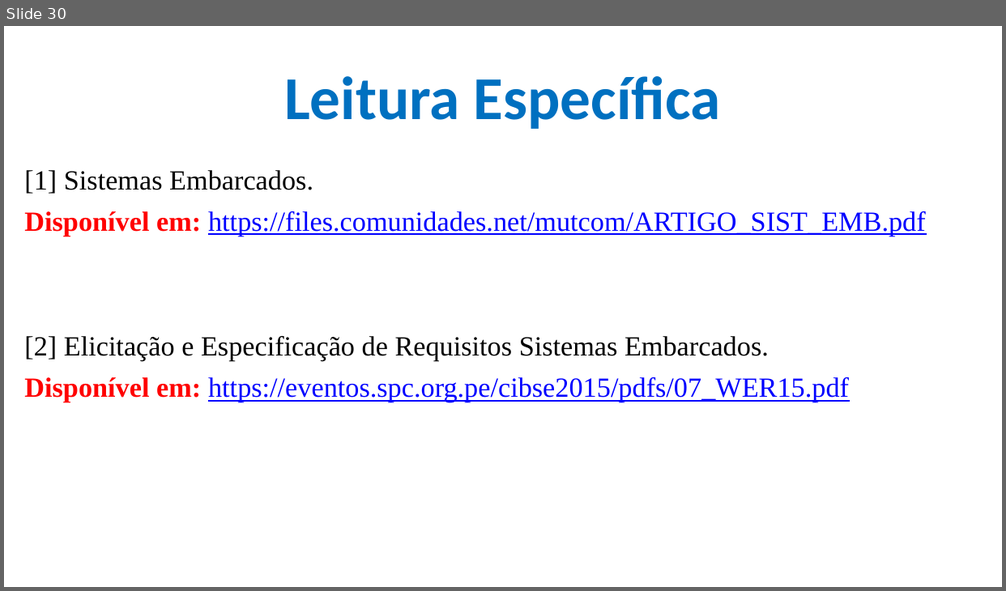
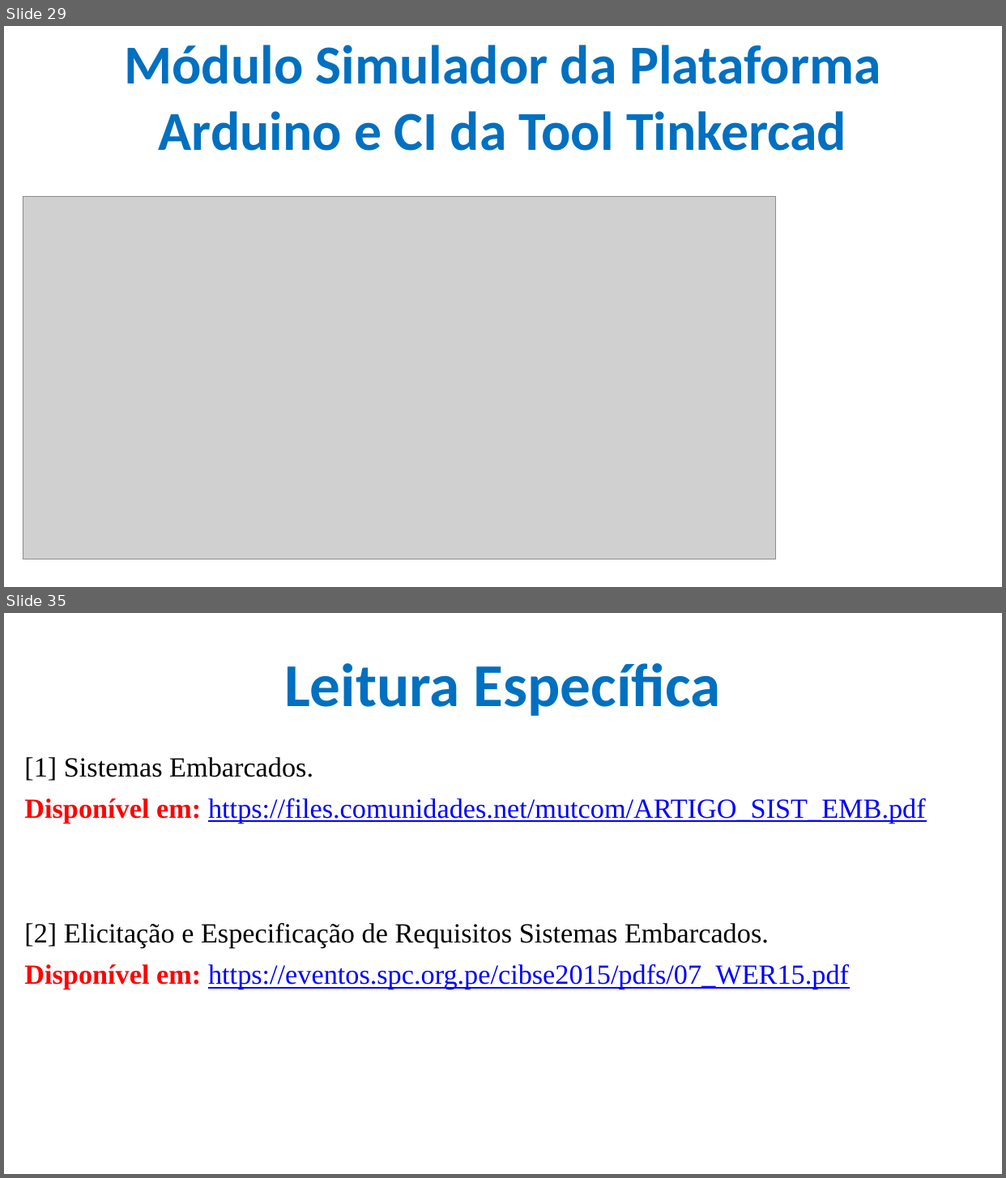
Before and after one commit to CloudEducationBrazil/WydenArea1ProgramacaoMicrocontroladores, a slide deck: 01 Classes/Aula 02 - Programação Microcontroladores.pptx. Shown one above the other, each under a label of ours: slide 30 before the commit, slides 29 and 35 after it; the slides between them are not shown. The pictures are 1006x591 and 1006x1178 pixels, drawn with LibreOffice and Linux fonts; fonts in the diff are those of the drawing; grey boxes stand for pictures; background and template pictures are left out. Boxes give left, top, right and bottom in pixels: in the first picture for what was removed or moved away, otherwise in the second. Text is boxed around its words. In the diff, an @@ line names an element or a change of style, - is before the commit and + after.

```diff
--- a/01 Classes/Aula 02 - Programação Microcontroladores.pptx
+++ b/01 Classes/Aula 02 - Programação Microcontroladores.pptx
@@ slide 29 added at <box>4,26,1002,587</box>, background picture (left out) @@
@@ title added at <box>124,45,881,151</box>, 39.6 pt, text #0070C0, bold @@
+Módulo Simulador da Plataforma Arduino e CI da Tool Tinkercad
@@ picture added at <box>23,197,775,560</box> @@
@@ what was slide 30 is now slide 35 @@
```
Also in this commit, not shown: 1 slide changed, 4 other slides added.
